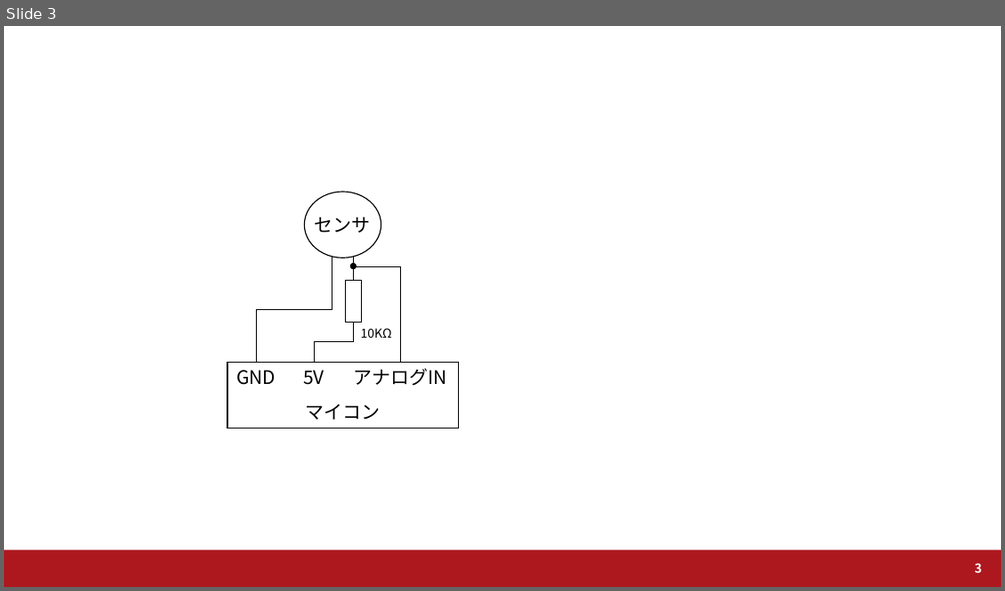
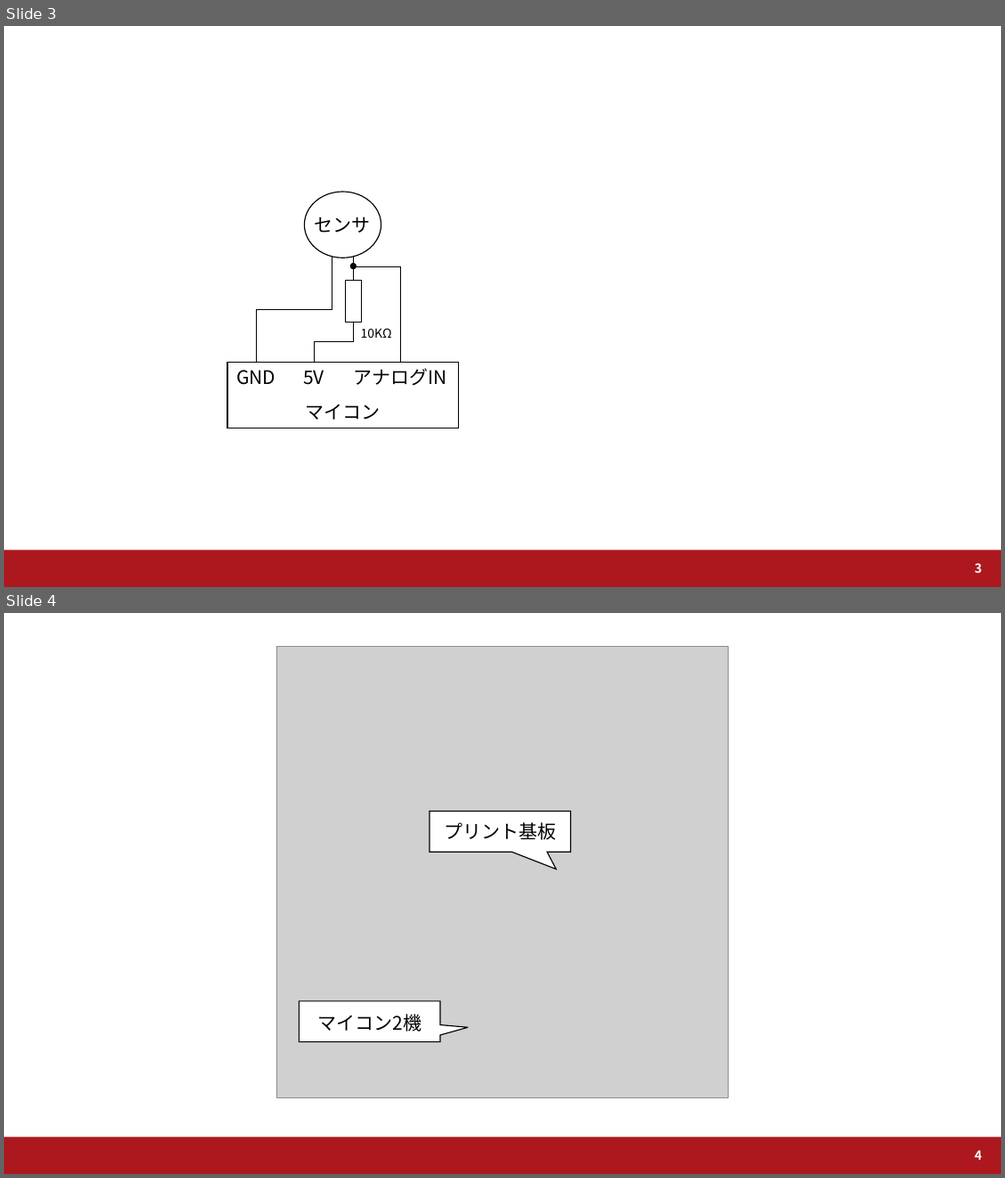
Before and after one commit to a2h1r0/lab, a slide deck: ヘルメット/卒論/初稿/figure/source/fig_data.pptx. Shown one above the other, each under a label of ours: slide 3 before the commit, slides 3 and 4 after it. The pictures are 1005x591 and 1005x1178 pixels, drawn with LibreOffice and Linux fonts; fonts in the diff are those of the drawing; grey boxes stand for pictures; background and template pictures are left out. Boxes give left, top, right and bottom in pixels: in the first picture for what was removed or moved away, otherwise in the second. Text is boxed around its words. In the diff, an @@ line names an element or a change of style, - is before the commit and + after.

```diff
--- a/ヘルメット/卒論/初稿/figure/source/fig_data.pptx
+++ b/ヘルメット/卒論/初稿/figure/source/fig_data.pptx
@@ slide 4 added at [4,613,1001,1174], background #FFFFFF; not listed: 1 template element that a slide beside it also shows @@
@@ picture added at [277,646,728,1097] @@
@@ speech box added at [429,811,571,852], fill #FFFFFF, outline #000000 1 pt @@
@@ text added at [444,822,556,840], 18 pt, text #000000 @@
+プリント基板
@@ speech box added at [299,1001,441,1041], fill #FFFFFF, outline #000000 1 pt @@
@@ text added at [317,1013,421,1031], 18 pt, text #000000 @@
+マイコン2機
@@ page number added at [974,1150,981,1159], 12 pt, text #FFFFFF, bold @@
+4
```
Also in this commit, not shown: 1 other slide added, 8 other files.
